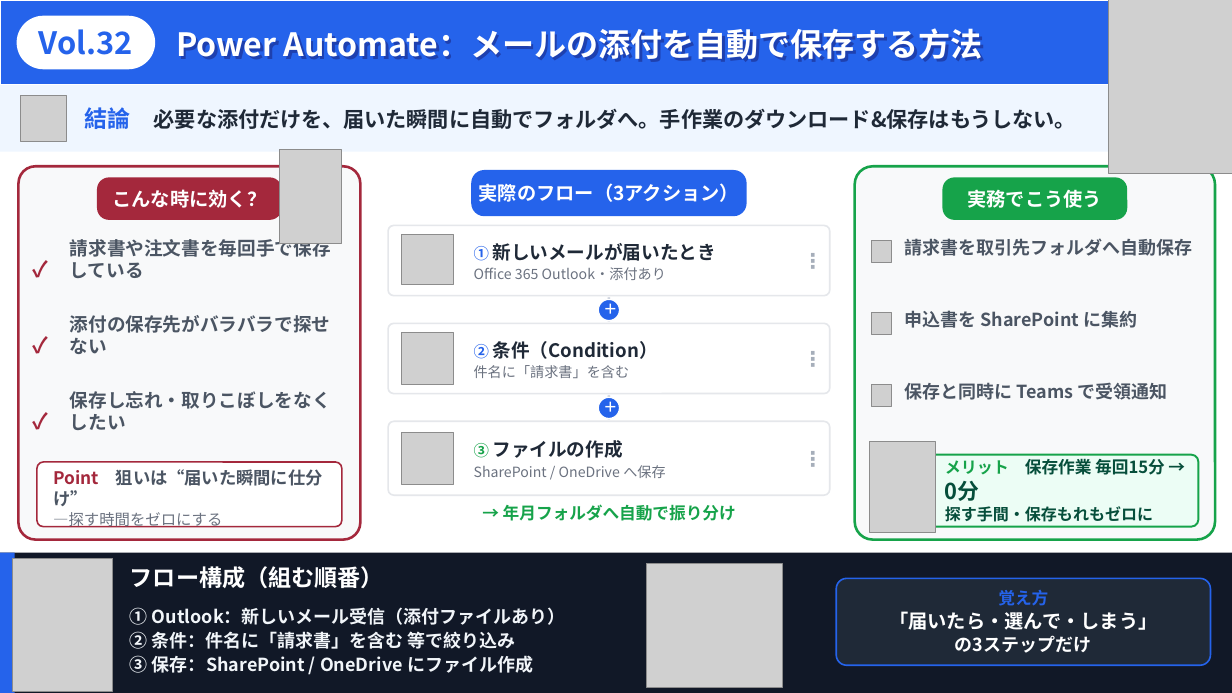
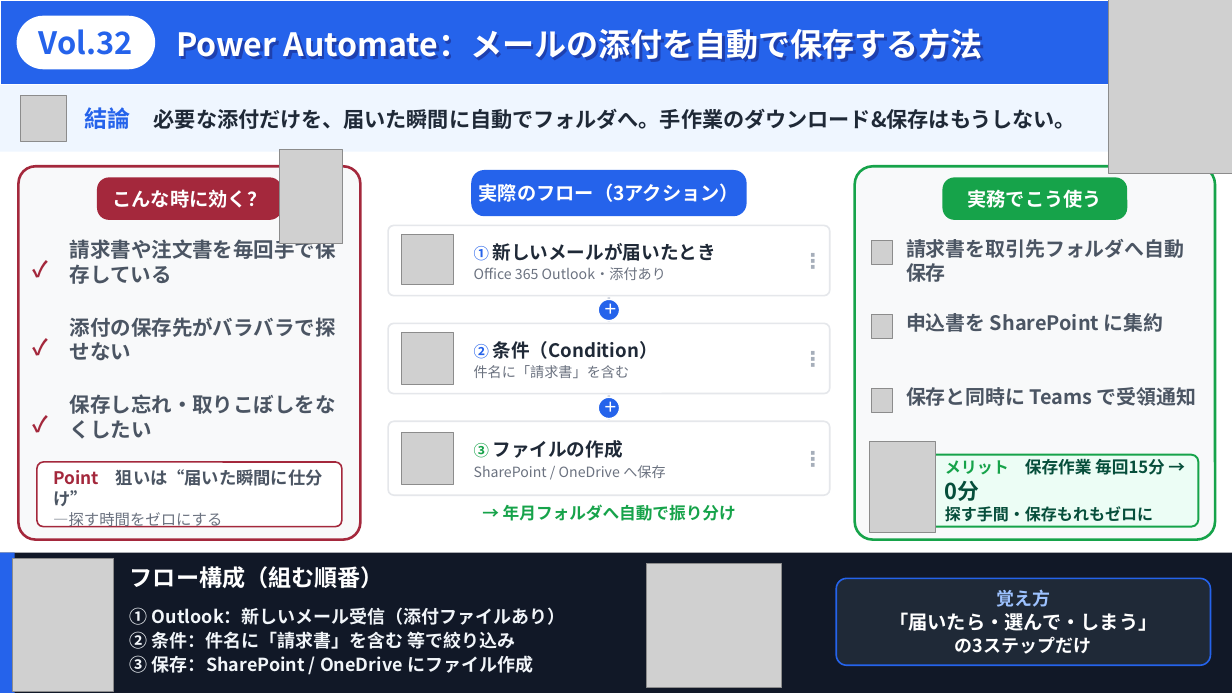
Before and after one commit to Haru-PowerPlatform/pa45, a slide deck: slide 1 of assets/x/pptx/未投稿/vol32.pptx. Drawn at 1232x693 pixels with LibreOffice and Linux fonts; fonts in the diff are those of the drawing; grey boxes stand for pictures. Boxes give left, top, right and bottom in pixels: in the first picture for what was removed or moved away, otherwise in the second. Text is boxed around its words. In the diff, an @@ line names an element or a change of style, - is before the commit and + after.

```diff
--- a/assets/x/pptx/未投稿/vol32.pptx
+++ b/assets/x/pptx/未投稿/vol32.pptx
@@ picture moved from (x1=872, y1=384, x2=892, y2=407) to (x1=872, y1=388, x2=893, y2=412) @@
@@ size 14 to 15.5 pt in 3 elements at (x1=906, y1=239, x2=1184, y2=282), (x1=906, y1=313, x2=1164, y2=332), (x1=906, y1=387, x2=1196, y2=406) @@
@@ text "✓" moved from (x1=28, y1=387, x2=65, y2=454) to (x1=28, y1=391, x2=65, y2=457) @@
@@ size 14.5 to 16 pt in 3 elements at (x1=70, y1=237, x2=336, y2=284), (x1=70, y1=317, x2=336, y2=361), (x1=70, y1=394, x2=336, y2=439) @@
@@ text at (x1=996, y1=589, x2=1050, y2=607): size 13 to 14 pt, text colour #2563EB to #9DC2FF in "覚え方" @@
```
Also in this commit, not shown: 52 other files.
